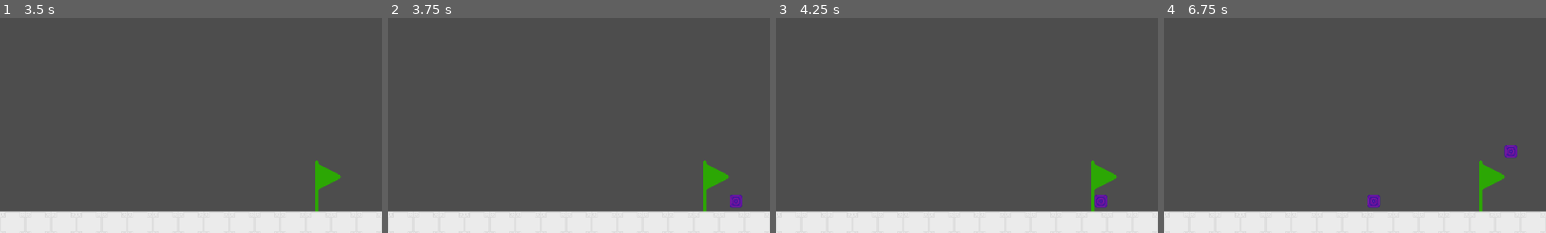
Above: before the commit, frames 1-4 (left to right).
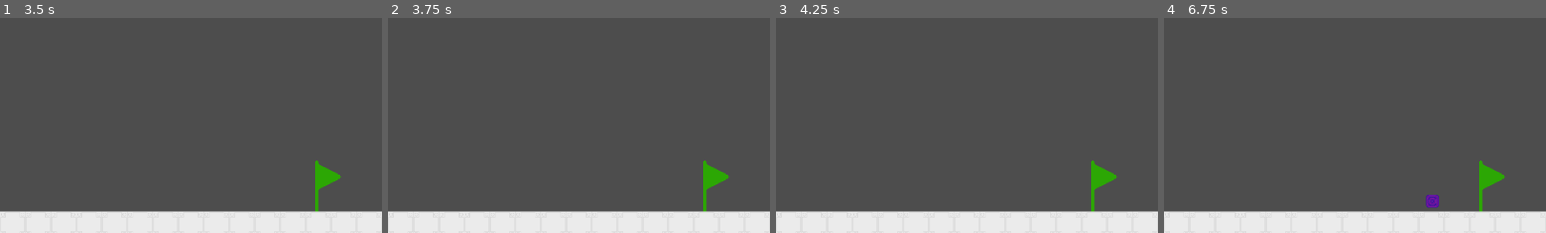
Above: after the commit, the same moments.

Repository: Mysteria0/To-Be-Name-Fighting-Game
Game: Godot game, scene res://menu.tscn
The game is run twice, just before and just after one commit, with the same random seed, the same clock (stepped at 60 frames per second) and the same inputs.
Inputs:
- Up to frame 1 (3.5 s): click "Start" at 0.5 s; tap Enter at 1.25 s; hold D (move_right) 1.28-2.78 s; tap U (action_a) at 1.35 s; tap Q (move_leftup) at 1.52, 2.27 s; tap I (action_b) at 2.1 s; tap Space at 2.75 s; hold A (move_left) from 2.78 s (still down); tap J (action_c) at 2.85 s
- Up to frame 2 (3.75 s): tap Enter at 3.5 s; release A (move_left) at 3.53 s; hold D (move_right) from 3.53 s (still down); tap K (action_d) at 3.6 s
- Up to frame 3 (4.25 s): keep holding D (move_right); tap Q (move_leftup) at 3.77 s
- Up to frame 4 (6.75 s): tap U (action_a) at 4.35 s; tap Q (move_leftup) at 4.52, 5.27 s; tap Space at 5 s; release D (move_right) at 5.03 s; hold A (move_left) 5.03-5.78 s; tap I (action_b) at 5.1 s; hold D (move_right) 5.78-6.53 s; tap J (action_c) at 5.85 s; tap Enter at 6.5 s; hold A (move_left) from 6.53 s (still down); tap K (action_d) at 6.6 s
The pictures show only the part of the screen within x 50-100%, y 50-100%; the shares and areas given below are measured in that part.

Frame 1 is identical in both runs. In frame 2, 0.2% of the frame differs, in the area x 89-93%, y 82-89%; in frame 3, 0.2%; in frame 4, 0.6%, in the area x 53-93%, y 59-89%.

Commit message:
Added additional projectiles and difficulty ramping

Diff:
--- a/Player.tscn
+++ b/Player.tscn
@@ -238,7 +238,7 @@
 
 [node name="Sprites" type="AnimatedSprite2D" parent="." unique_id=648536281]
 sprite_frames = SubResource("SpriteFrames_0rwas")
-animation = &"Crouching"
+animation = &"Idle"
 
 [node name="InputReader" parent="." unique_id=1356831098 instance=ExtResource("27_yt0h1")]
 unique_name_in_owner = true
--- a/Projectile.tscn
+++ b/Projectile.tscn
@@ -7,9 +7,26 @@
 [ext_resource type="Texture2D" uid="uid://cwvod3d252vcs" path="res://Sprites/Projectile/Explosion_0003.png" id="4_7t7m1"]
 [ext_resource type="Texture2D" uid="uid://bbq1g2aj6h8r4" path="res://Sprites/Projectile/Explosion_0004.png" id="5_5m0qq"]
 [ext_resource type="Texture2D" uid="uid://ymjc8v63sts1" path="res://Sprites/Projectile/Explosion_0005.png" id="6_6qaup"]
+[ext_resource type="Texture2D" uid="uid://d2c0k2s23yn83" path="res://Sprites/Projectile/Level_2.png" id="8_7t7m1"]
+[ext_resource type="Texture2D" uid="uid://dvaip8x64lu3f" path="res://Sprites/Projectile/Level_2_Explosion_001.png" id="9_5m0qq"]
+[ext_resource type="Texture2D" uid="uid://b6mdg5a4jq3k0" path="res://Sprites/Projectile/Level_2_Explosion_002.png" id="10_5m0qq"]
+[ext_resource type="Texture2D" uid="uid://dgrvq7btiobw6" path="res://Sprites/Projectile/Level_3.png" id="11_h0pko"]
+[ext_resource type="Texture2D" uid="uid://pxf0q4a60nbx" path="res://Sprites/Projectile/Level_3_Explosion_001.png" id="12_7bwtv"]
+[ext_resource type="Texture2D" uid="uid://re6q58at6qin" path="res://Sprites/Projectile/Level_3_Explosion_002.png" id="13_j4qf7"]
+[ext_resource type="Texture2D" uid="uid://b82ncjhwcw0v6" path="res://Sprites/Projectile/Level_3_Explosion_003.png" id="14_7v4d7"]
+[ext_resource type="Texture2D" uid="uid://bobaofo4ckkra" path="res://Sprites/Projectile/Level_3_Explosion_004.png" id="15_ahwfu"]
+[ext_resource type="Script" uid="uid://bbatwie6m1ph8" path="res://Scripts/Projectile enemy/area_2d.gd" id="16_7bwtv"]
 
 [sub_resource type="SpriteFrames" id="SpriteFrames_e7peq"]
 animations = [{
+"frames": [{
+"duration": 1.0,
+"texture": ExtResource("1_t7eop")
+}],
+"loop": true,
+"name": &"Level_1",
+"speed": 5.0
+}, {
 "frames": [{
 "duration": 1.0,
 "texture": ExtResource("2_7rt88")
@@ -27,15 +44,51 @@
 "texture": ExtResource("6_6qaup")
 }],
 "loop": false,
-"name": &"Explode",
+"name": &"Level_1_Explode",
 "speed": 5.0
 }, {
 "frames": [{
 "duration": 1.0,
-"texture": ExtResource("1_t7eop")
+"texture": ExtResource("8_7t7m1")
 }],
 "loop": true,
-"name": &"Moving",
+"name": &"Level_2",
+"speed": 5.0
+}, {
+"frames": [{
+"duration": 1.0,
+"texture": ExtResource("9_5m0qq")
+}, {
+"duration": 1.0,
+"texture": ExtResource("10_5m0qq")
+}],
+"loop": false,
+"name": &"Level_2_Explode",
+"speed": 5.0
+}, {
+"frames": [{
+"duration": 1.0,
+"texture": ExtResource("11_h0pko")
+}],
+"loop": true,
+"name": &"Level_3",
+"speed": 5.0
+}, {
+"frames": [{
+"duration": 1.0,
+"texture": ExtResource("12_7bwtv")
+}, {
+"duration": 1.0,
+"texture": ExtResource("13_j4qf7")
+}, {
+"duration": 1.0,
+"texture": ExtResource("14_7v4d7")
+}, {
+"duration": 1.0,
+"texture": ExtResource("15_ahwfu")
+}],
+"loop": false,
+"name": &"Level_3_Explode",
 "speed": 5.0
 }]
 
@@ -52,18 +105,21 @@
 lock_rotation = true
 freeze_mode = 1
 custom_integrator = true
-continuous_cd = 2
+continuous_cd = 1
 contact_monitor = true
 max_contacts_reported = 4
 script = ExtResource("1_e7peq")
 
 [node name="Sprite2D" type="AnimatedSprite2D" parent="." unique_id=1454842833]
 sprite_frames = SubResource("SpriteFrames_e7peq")
-animation = &"Moving"
+animation = &"Level_3_Explode"
+frame = 3
+frame_progress = 1.0
 
 [node name="Area2D" type="Area2D" parent="." unique_id=1047168147 groups=["Projectiles"]]
 collision_layer = 4
 collision_mask = 4
+script = ExtResource("16_7bwtv")
 
 [node name="Hitbox" type="CollisionShape2D" parent="Area2D" unique_id=1241023939]
 shape = SubResource("RectangleShape2D_7rt88")
--- a/Scripts/Input Reader/input_reader.gd
+++ b/Scripts/Input Reader/input_reader.gd
@@ -62,7 +62,7 @@
 			memorybuffer += 1
 
 # V = vertical num (2 or 8)
-# H = horizontal num (4 ir 6)
+# H = horizontal num (4 or 6)
 # V-1-(4-H)
 # this is used to calculate the diagonal when two inputs are pressed at the same time
 # now to figure out how to implement it....
@@ -105,3 +105,11 @@
 		9:
 			return 'move_rightup'
 	return 'Neutral'
+
+
+func clear() -> void:
+	currentMotionInput = 5
+	currentAttackInput = 'Nothing'
+	RecentMotionInputs = []
+	holdtime = 0
+	memorybuffer = 0
--- /dev/null
+++ b/Scripts/Projectile enemy/area_2d.gd
@@ -0,0 +1,20 @@
+extends Area2D
+
+@export var player : CharacterBody2D
+
+
+var new_shape : Vector2
+var new_position : Vector2
+
+func _ready() -> void:
+	Change_Hitbox(Vector2(20,20),Vector2(0,0))
+
+
+func _process(_delta: float) -> void:
+	$Hitbox.shape.size = new_shape
+	$Hitbox.position = new_position
+
+
+func Change_Hitbox(Shape : Vector2, new_POS : Vector2) -> void:
+	new_shape = Shape
+	new_position = new_POS
--- a/Scripts/Projectile enemy/projectile.gd
+++ b/Scripts/Projectile enemy/projectile.gd
@@ -21,6 +21,9 @@
 ## Knockback dealt to target on air hit. negative values to push away, positive to pull in. Values should be smaller to produce inteded effects
 @export var KnockbackOnAirhit : Vector2i
 
+
+@export var Sprite : String
+
 enum Knockdowntypes {
 	None = 1,
 	Soft = 2,
@@ -33,6 +36,7 @@
 # Called when the node enters the scene tree for the first time.
 func _ready() -> void:
 	linear_velocity = projectileMovementvector
+	$Sprite2D.play(Sprite)
 
 # Called every frame. 'delta' is the elapsed time since the previous frame.
 func _process(_delta: float) -> void:
@@ -40,12 +44,14 @@
 		disabledtimer -= 1
 		linear_velocity *= 0
 	elif disabledtimer == 0:
-		$Area2D/Hitbox.set_deferred("disabled", false)
+		$Area2D/Hitbox.set_deferred('disabled', false)
 		disabledtimer = -1
 	elif disabledtimer == -1:
 		linear_velocity = projectileMovementvector
 		disabledtimer = -2
 
+func change_hitbox(Shape : Vector2, new_POS : Vector2) -> void:
+	$Area2D.Change_Hitbox(Shape,new_POS)
 
 func _on_sprite_2d_animation_finished() -> void:
 	queue_free()
@@ -55,14 +61,14 @@
 
 
 func _on_area_2d_area_entered(area: Area2D) -> void:
-	if !dead and !area.is_in_group("Projectiles"):
-		$Area2D/Hitbox.set_deferred("disabled", true)
+	if !dead and !area.is_in_group('Projectiles'):
+		$Area2D/Hitbox.set_deferred('disabled', true)
 		disabledtimer = Hitstop-1
 		area.player.Player_hit(projectileDamage,Hitstop,HitstunOnGroundhit,HitstunOnAirhit,KnockbackOnGroundhit,KnockbackOnAirhit,Knockdowntypes[projectileknockdown])
 		projectileHits -= 1
 	if projectileHits <= 0:
-		$Sprite2D.play("Explode")
-		$Area2D/Hitbox.set_deferred("disabled", true)
+		$Sprite2D.play(Sprite + '_Explode')
+		$Area2D/Hitbox.set_deferred('disabled', true)
 		linear_velocity *= 0
 		disabledtimer = -2
 		dead = true
@@ -70,8 +76,8 @@
 
 func _on_body_entered(body: Node) -> void:
 	if body is TileMapLayer:
-		$Sprite2D.play("Explode")
-		$Area2D/Hitbox.set_deferred("disabled", true)
+		$Sprite2D.play(Sprite + '_Explode')
+		$Area2D/Hitbox.set_deferred('disabled', true)
 		linear_velocity *= 0
 		disabledtimer = -2
 		dead = true
--- a/Scripts/State Machine/Tsurugi States/tsurugi_hard_knockdown.gd
+++ b/Scripts/State Machine/Tsurugi States/tsurugi_hard_knockdown.gd
@@ -7,7 +7,7 @@
 func enter() -> void:
 	super()
 	knockdowntimer = 45
-	%Framedata.set_deferred("disabled",true)
+	%Framedata.set_deferred('disabled',true)
 
 func process_frame(_delta: float) -> State:
 	if knockdowntimer > 0:
--- a/Scripts/State Machine/Tsurugi States/tsurugi_hurt.gd
+++ b/Scripts/State Machine/Tsurugi States/tsurugi_hurt.gd
@@ -17,7 +17,7 @@
 func process_frame(_delta: float) -> State:
 	if hitstop == 0:
 		%MovementCode.Knockback()
-		%Framedata.set_deferred("disabled",false)
+		%Framedata.set_deferred('disabled',false)
 	if hitstop < 0:
 		%MovementCode.Move_Character(5)
 	parent.move_and_slide()
--- a/Scripts/State Machine/Tsurugi States/tsurugi_rise.gd
+++ b/Scripts/State Machine/Tsurugi States/tsurugi_rise.gd
@@ -10,6 +10,6 @@
 	%MovementCode.Move_Character(5)
 
 	if parent.is_on_floor():
-		%Framedata.set_deferred("disabled",false)
+		%Framedata.set_deferred('disabled',false)
 		return idle_state
 	return null
--- a/Scripts/State Machine/Tsurugi States/tsurugi_soft_knockdown.gd
+++ b/Scripts/State Machine/Tsurugi States/tsurugi_soft_knockdown.gd
@@ -7,7 +7,7 @@
 func enter() -> void:
 	super()
 	knockdowntimer = 12
-	%Framedata.set_deferred("disabled",true)
+	%Framedata.set_deferred('disabled',true)
 
 func process_frame(_delta: float) -> State:
 	if knockdowntimer > 0:
--- a/Scripts/Universal Code/Player.gd
+++ b/Scripts/Universal Code/Player.gd
@@ -45,7 +45,7 @@
 	if health <= 0:
 		death.emit()
 	Hurt_State.knockdown = Knockdowntype
-	%Framedata.set_deferred("disabled",true)
+	%Framedata.set_deferred('disabled',true)
 	if !is_on_floor():
 		Hurt_State.Hitstun = hitstunAir
 		%MovementCode.knockbackvector = Vector2(On_airhit.x*direction,On_airhit.y)
@@ -58,3 +58,5 @@
 
 func _on_goal_next_level() -> void:
 	position = %StartPosition.global_position
+	velocity *= 0
+	%InputReader.clear()
--- a/Scripts/Universal Code/goal.gd
+++ b/Scripts/Universal Code/goal.gd
@@ -3,7 +3,7 @@
 signal Next_level
 
 func _on_area_2d_body_entered(body: Node2D) -> void:
-	if body.is_in_group("Players"):
+	if body.is_in_group('Players'):
 		get_tree().paused = true
 		await get_tree().create_timer(1.0).timeout
 		Next_level.emit()
--- a/Scripts/Universal Code/main.gd
+++ b/Scripts/Universal Code/main.gd
@@ -1,13 +1,14 @@
 extends Node2D
 
-@export var proj_scene: PackedScene
+@export var Proj_scene : PackedScene
 
 var difficulty : int
 
 func _ready() -> void:
 	get_tree().paused = false
+	var timer = clamp(4-(.25*difficulty),0.4,4)
+	$Timer.start(timer)
 	difficulty += 1
-	$Timer.start(3)
 
 
 func _on_player_death() -> void:
@@ -19,24 +20,41 @@
 
 
 func _on_timer_timeout() -> void:
-	var proj = proj_scene.instantiate()
+	var randomizer = randi_range(1,difficulty)
+	var proj = Proj_scene.instantiate()
+	if randomizer % 3 == 0:
+		projectile_properties(proj,'Hard',4,25,Vector2(-(50+difficulty),0),12,35,40,Vector2(-100,-100),Vector2(-200,-200),'Level_3')
+		proj.change_hitbox(Vector2(30,30),Vector2(0,0))
+	elif randomizer % 2 == 0:
+		projectile_properties(proj,'Soft',2,50,Vector2(-(200+difficulty),0),9,25,30,Vector2(-50,-400),Vector2(-50,-400),'Level_2')
+		proj.change_hitbox(Vector2(25,15),Vector2(0,0))
+	else:
+		projectile_properties(proj,'None',1,100,Vector2(-(100+difficulty),0),6,15,20,Vector2(-80,-40),Vector2(-65,-300),'Level_1')
+		proj.change_hitbox(Vector2(20,20),Vector2(0,0))
 
 	var proj_spawn = $Path2D/PathFollow2D
 	proj_spawn.progress_ratio = randi_range(0,1)
 
 	proj.position = proj_spawn.position
 
-	proj.projectileknockdown = "None"
-	proj.projectileHits = 1
-	proj.projectileDamage = 100
-	proj.projectileMovementvector = Vector2(randf_range(-200,-100),0)
-	proj.Hitstop = 4
-	proj.HitstunOnGroundhit = 20
-	proj.HitstunOnAirhit = 30
-	proj.KnockbackOnGroundhit = Vector2i(-65,-35)
-	proj.KnockbackOnAirhit = Vector2i(-45,-250)
+
 	add_child(proj)
 
+func projectile_properties(proj : RigidBody2D, knockdown : String, hits : int, damage : int, Velocity : Vector2, hitstop : int, hitstunG : int, hitstunA, KnockbackG : Vector2, KnockbackA : Vector2, sprite : String) -> void:
+	proj.projectileknockdown = knockdown
+	proj.projectileHits = hits
+	proj.projectileDamage = damage
+	proj.projectileMovementvector = Velocity
+	proj.Hitstop = hitstop
+	proj.HitstunOnGroundhit = hitstunG
+	proj.HitstunOnAirhit = hitstunA
+	proj.KnockbackOnGroundhit = KnockbackG
+	proj.KnockbackOnAirhit = KnockbackA
+	proj.Sprite = sprite
 
 func _on_goal_next_level() -> void:
+	var children = get_children()
+	for i in children:
+		if i.is_in_group('Projectiles'):
+			i.queue_free()
 	_ready()
--- a/main.tscn
+++ b/main.tscn
@@ -22,7 +22,7 @@
 
 [node name="Main" type="Node2D" unique_id=646643995]
 script = ExtResource("1_272bh")
-proj_scene = ExtResource("7_272bh")
+Proj_scene = ExtResource("2_4c57u")
 
 [node name="Player" parent="." unique_id=560191563 instance=ExtResource("1_0xm2m")]
 unique_name_in_owner = true
Not shown, added: Scripts/Projectile enemy/area_2d.gd.uid
Binary file added: Sprites/Projectile/Level_2.png
Not shown, added: Sprites/Projectile/Level_2.png.import
Binary file added: Sprites/Projectile/Level_2_Explosion_001.png
Not shown, added: Sprites/Projectile/Level_2_Explosion_001.png.import
Binary file added: Sprites/Projectile/Level_2_Explosion_002.png
Not shown, added: Sprites/Projectile/Level_2_Explosion_002.png.import
Binary file added: Sprites/Projectile/Level_3.png
Not shown, added: Sprites/Projectile/Level_3.png.import
Binary file added: Sprites/Projectile/Level_3_Explosion_001.png
Not shown, added: Sprites/Projectile/Level_3_Explosion_001.png.import
Binary file added: Sprites/Projectile/Level_3_Explosion_002.png
(and 6 more such lines)
